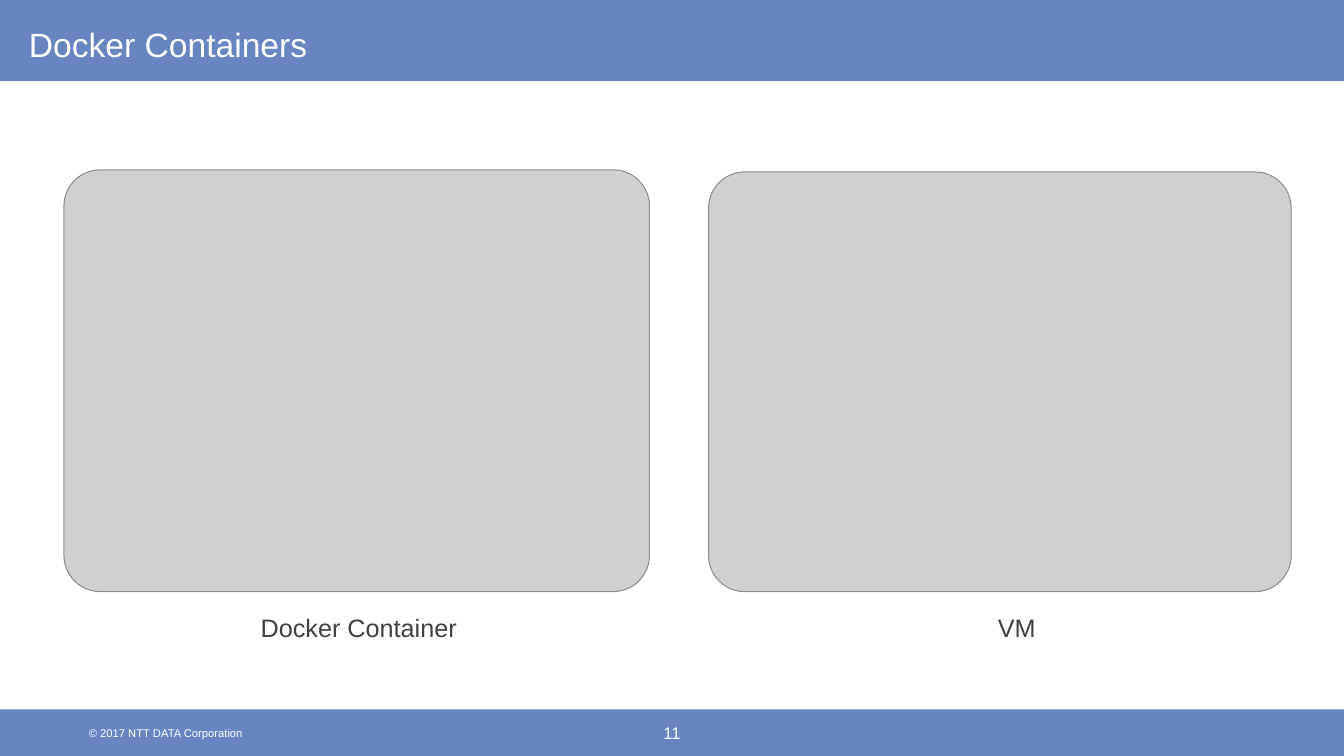
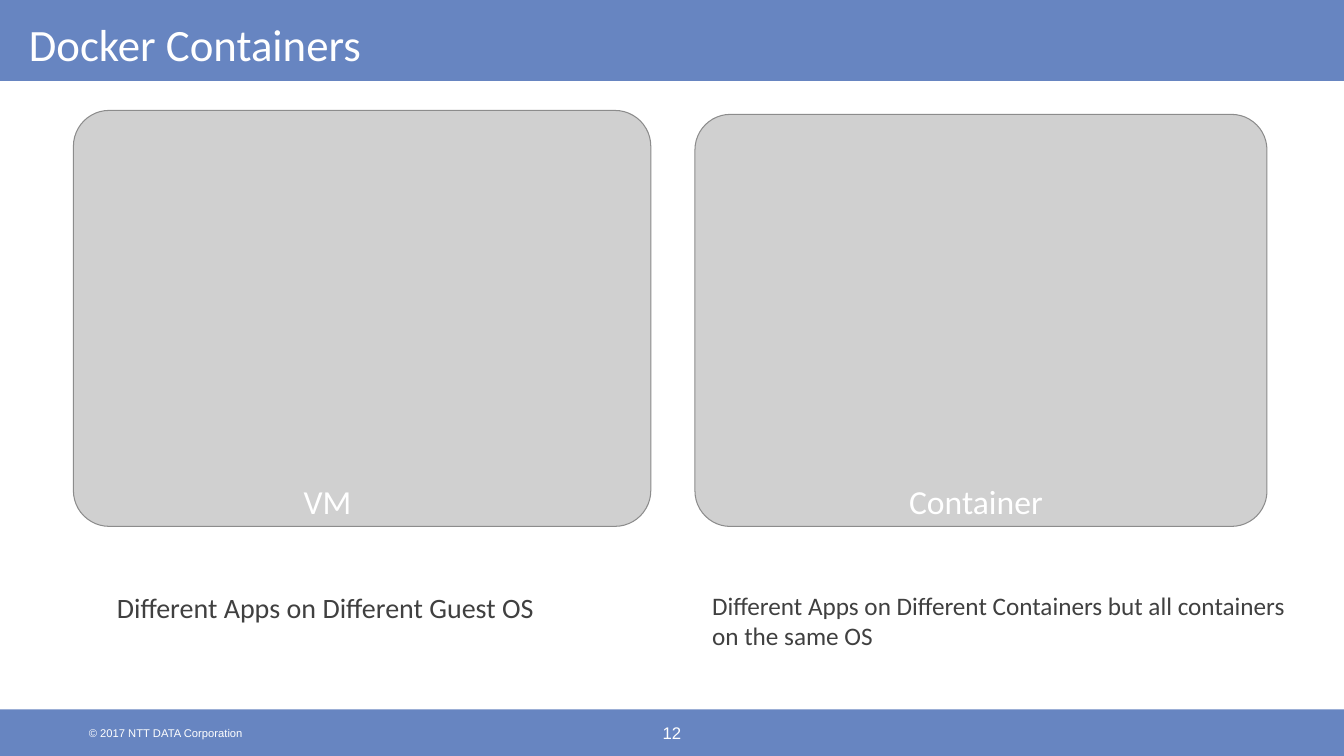
Before and after one commit to shaayaan16/segfaultshooter, a slide deck: slide 12 of Final Presentation.pptx (slide 11 before the commit). Drawn at 1344x756 pixels with LibreOffice and Linux fonts; fonts in the diff are those of the drawing; grey boxes stand for pictures; background and template pictures are left out. Boxes give left, top, right and bottom in pixels: in the first picture for what was removed or moved away, otherwise in the second. Text is boxed around its words. In the diff, an @@ line names an element or a change of style, - is before the commit and + after.

```diff
--- a/Final Presentation.pptx
+++ b/Final Presentation.pptx
@@ title "Docker Containers" at [29,30,361,62]: size 24 to 32 pt, font Arial to Calibri @@
@@ picture: place and size @@
-picture at [709,172,1292,592]
+picture at [74,111,651,527]
@@ picture: place and size @@
-picture at [64,169,649,591]
+picture at [695,114,1266,526]
@@ text "VM": place and size @@
-text "VM" at [998,619,1036,637]
+text "VM" at [304,493,352,514]
@@ text "VM" at [304,493,352,514]: size 18 to 24 pt, font Arial to Calibri, text colour #404040 to #FFFFFF @@
@@ text at [909,491,1043,514]: text changed; size 18 to 24 pt; font Arial to Calibri; text colour #404040 to #FFFFFF @@
-Docker Container
+Container
@@ text added at [117,598,533,623], 20 pt, text #404040 @@
+Different Apps on Different Guest OS
@@ text added at [712,597,1285,645], 18 pt, text #404040 @@
+Different Apps on Different Containers but all containers on the same OS
@@ page number at [663,727,682,739]: text changed @@
-11
+12
```
Also in this commit, not shown: 9 other slides changed, 9 slides added, 6 slides removed.
